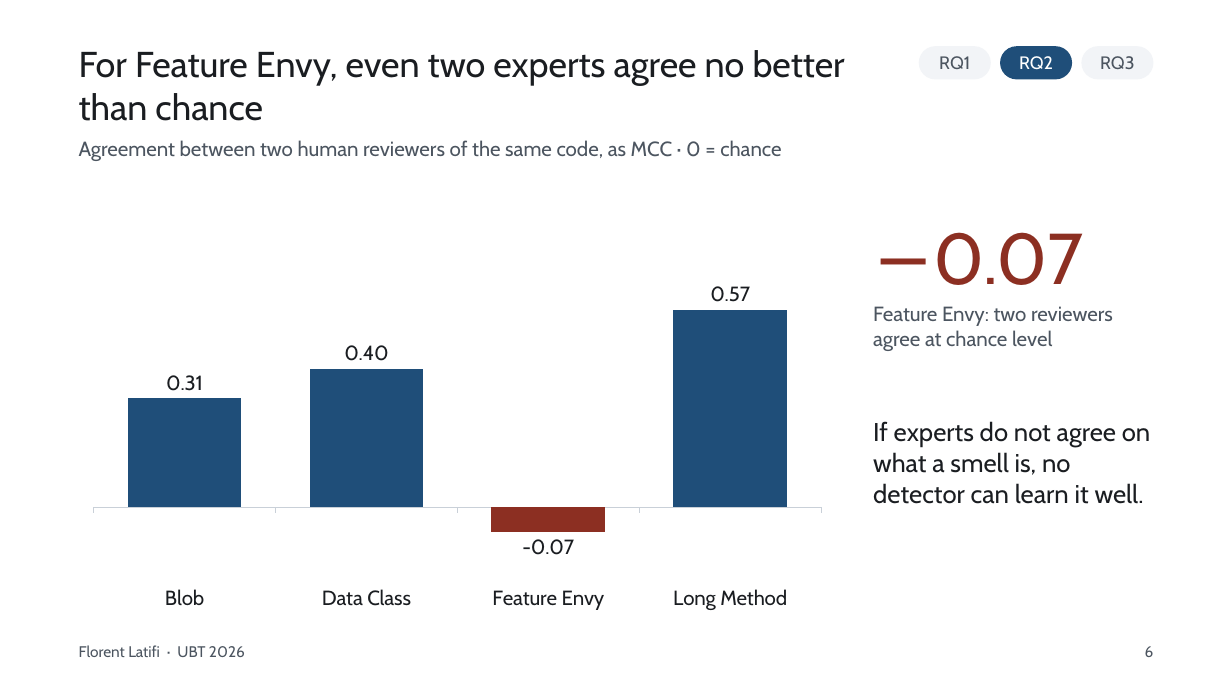
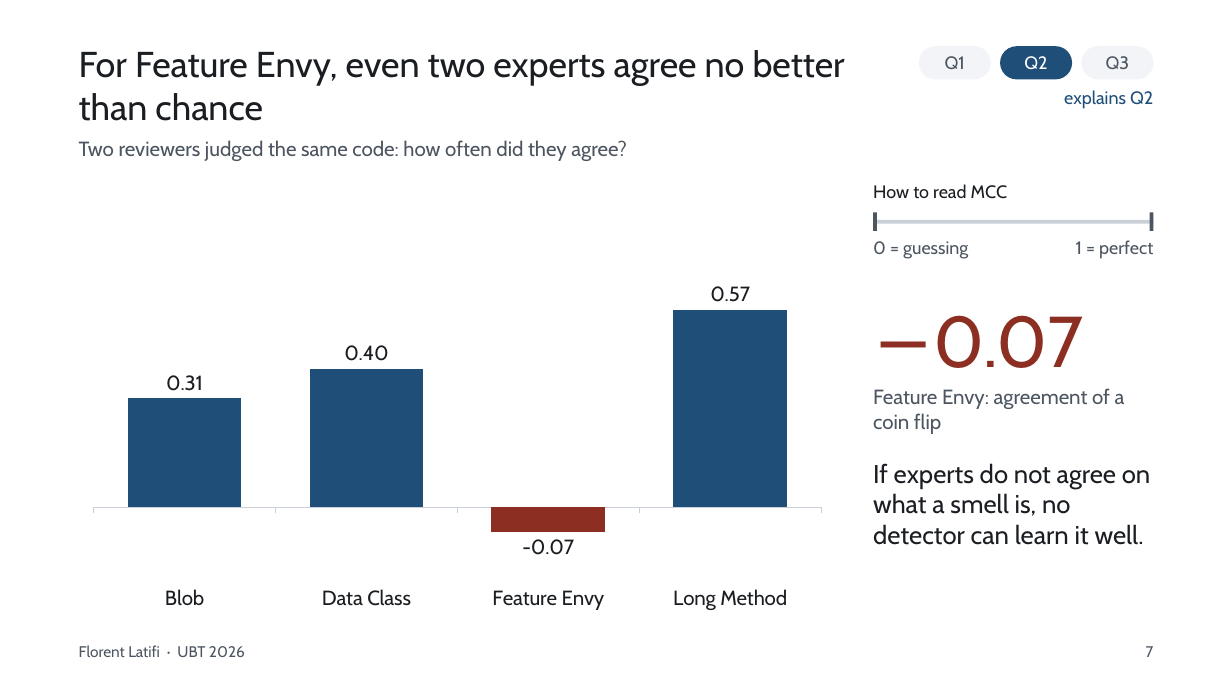
Before and after one commit to FlorentLatifi/Code-Smell-Detection-and-Refactoring-Recommendations, a slide deck: slide 7 of docs/konferenca/UBT2026_Florent_Latifi.pptx (slide 6 before the commit). Drawn at 1232x693 pixels with LibreOffice and Linux fonts; fonts in the diff are those of the drawing. Boxes give left, top, right and bottom in pixels: in the first picture for what was removed or moved away, otherwise in the second. Text is boxed around its words. In the diff, an @@ line names an element or a change of style, - is before the commit and + after.

```diff
--- a/docs/konferenca/UBT2026_Florent_Latifi.pptx
+++ b/docs/konferenca/UBT2026_Florent_Latifi.pptx
@@ text in rounded rectangle at (945,56,965,69): text changed @@
-RQ1
+Q1
@@ text in rounded rectangle at (1024,56,1047,70): text changed @@
-RQ2
+Q2
@@ text in rounded rectangle at (1106,56,1130,69): text changed @@
-RQ3
+Q3
@@ text added at (1064,90,1153,109), 14 pt, text #1F4E79 @@
+explains Q2
@@ text at (79,140,627,161): text changed @@
-Agreement between two human reviewers of the same code, as MCC · 0 = chance
+Two reviewers judged the same code: how often did they agree?
@@ text added at (873,184,1007,199), 14 pt, text #1A1D21 @@
+How to read MCC
@@ rectangle added at (873,220,1153,224), fill #C9D0D8 @@
@@ rectangle added at (873,213,877,231), fill #4C5560 @@
@@ rectangle added at (1150,213,1153,231), fill #4C5560 @@
@@ text added at (873,241,968,259), 14 pt, text #4C5560 @@
+0 = guessing
@@ text added at (1076,240,1153,259), 14 pt, text #4C5560 @@
+1 = perfect
@@ text "−0.07": place and size @@
-text "−0.07" at (873,232,1113,351)
+text "−0.07" at (873,315,1125,434)
@@ text at (873,388,1125,434): text changed @@
-Feature Envy: two reviewers agree at chance level
+Feature Envy: agreement of a coin flip
@@ text "If experts do not agree ...": place and size @@
-text "If experts do not agree ..." at (873,421,1150,504)
+text "If experts do not agree ..." at (873,463,1150,545)
@@ text at (1146,646,1154,657): text changed @@
-6
+7
```
Also in this commit, not shown: 15 other slides changed, 1 slide added, 4 other files.
